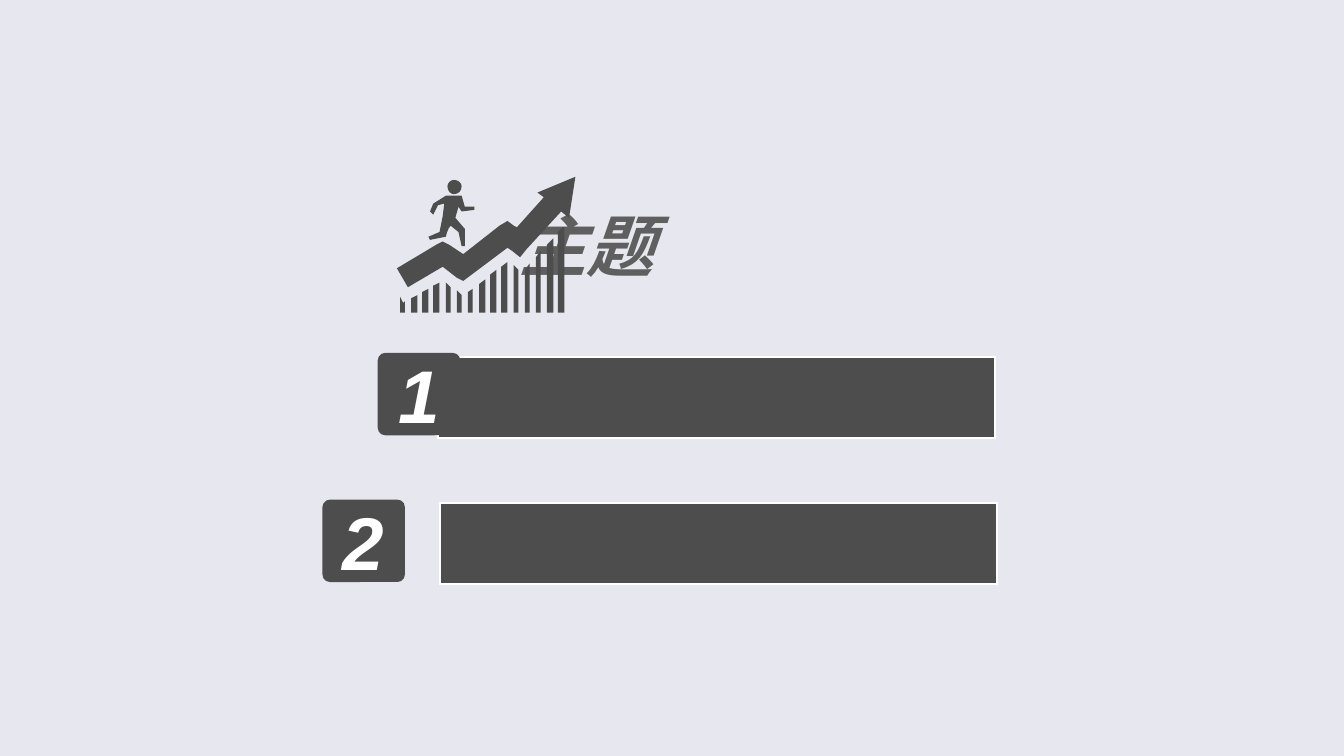
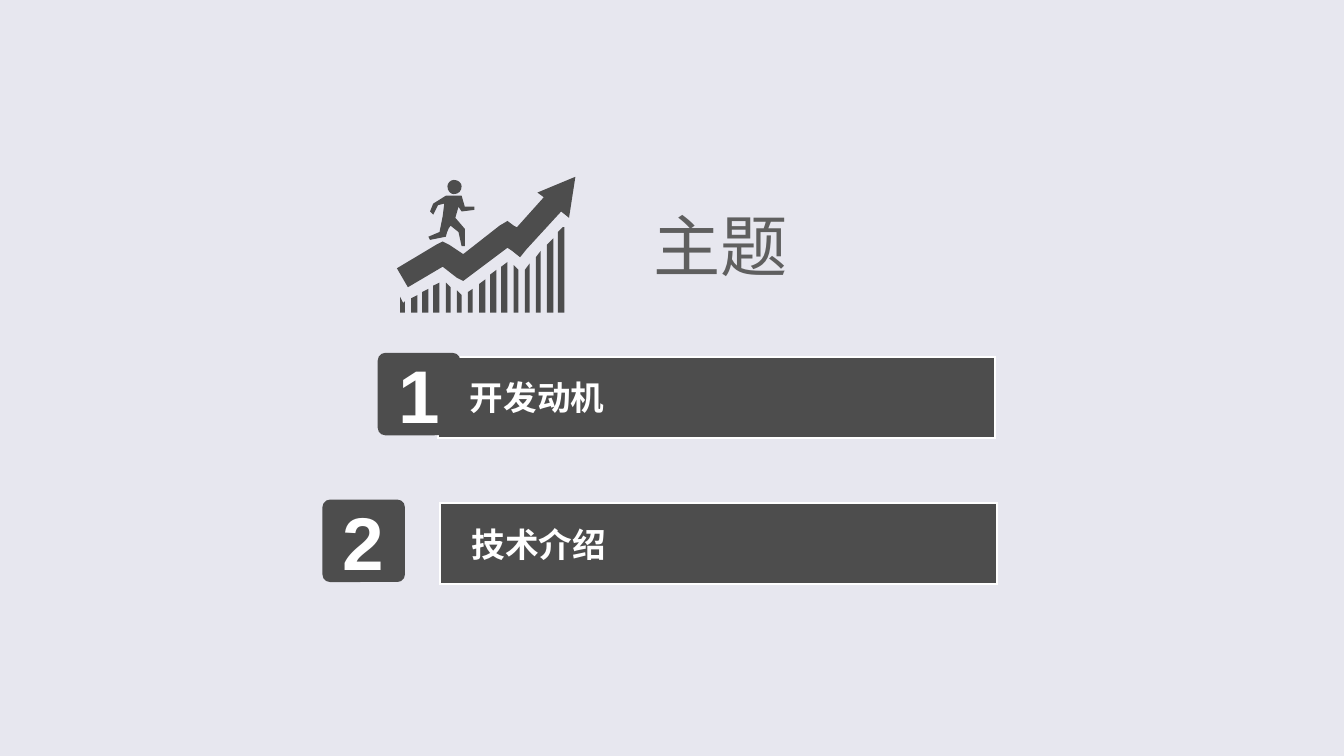
Before and after one commit to bytrix/report, a slide deck: slide 3 of 答辩.ppt. Drawn at 1344x756 pixels with LibreOffice and Linux fonts; fonts in the diff are those of the drawing. Boxes give left, top, right and bottom in pixels: in the first picture for what was removed or moved away, otherwise in the second. Text is boxed around its words. In the diff, an @@ line names an element or a change of style, - is before the commit and + after.

```diff
--- a/答辩.ppt
+++ b/答辩.ppt
@@ text "主题": place and size @@
-text "主题" at box(519, 199, 653, 289)
+text "主题" at box(654, 215, 788, 276)
@@ text "主题" at box(654, 215, 788, 276): bold off, italic off; indent changed @@
@@ rounded rectangle "1" at box(378, 353, 460, 435): italic off; indent changed @@
@@ rectangle "开发动机" at box(438, 358, 996, 438): size 0 to 18 pt, italic off; indent changed; more space between paragraphs @@
@@ rounded rectangle "2" at box(323, 500, 405, 582): italic off; indent changed @@
@@ rectangle "技术介绍" at box(439, 503, 997, 583): size 0 to 18 pt, italic off; indent changed; more space between paragraphs @@
```
Also in this commit, not shown: 27 other slides changed, 3 slides added, 2 other files.
